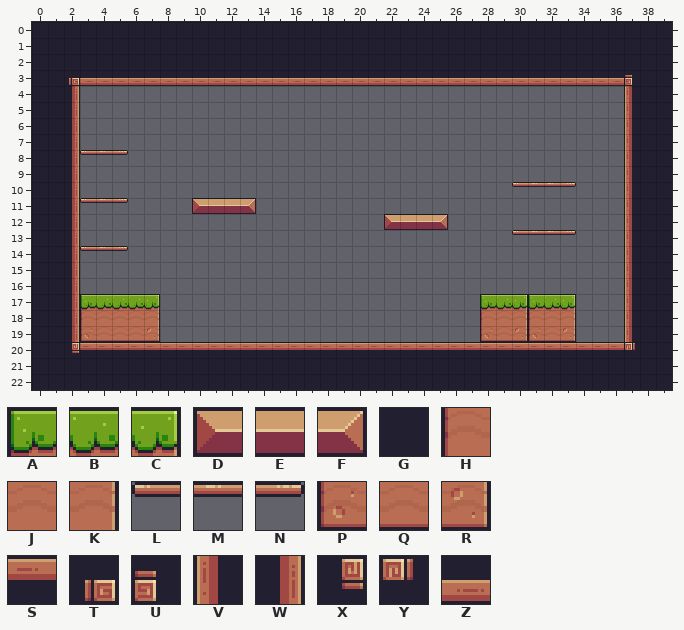
Tiled map: assets/tiles/level-01.tmx. The first picture shows the starting point.
Cells are 16x16 px. Shown: x 0..39, y 0..22.
Key: from "worlds": A 6, B 7, C 8, D 12, E 13, F 14, G 23, H 28, J 29, K 30, L 39, M 40, N 41, P 50, Q 51, R 52, S 89, T 91, U 92, V 110, W 112, X 113, Y 114, Z 133.
_ is an empty cell.
Layer "Background" before, first column x 0:
 0 GGGGGGGGGGGGGGGGGGGGGGGGGGGGGGGGGGGGGGGG
 1 GGGGGGGGGGGGGGGGGGGGGGGGGGGGGGGGGGGGGGGG
 2 GGGGGGGGGGGGGGGGGGGGGGGGGGGGGGGGGGGGGGGG
 3 GGTZZZZZZZZZZZZZZZZZZZZZZZZZZZZZZZZZZUGG
 4 GGW__________________________________VGG
 5 GGW__________________________________VGG
 6 GGW__________________________________VGG
 7 GGW__________________________________VGG
 8 GGWLMN_______________________________VGG
 9 GGW__________________________________VGG
10 GGW___________________________LMMN___VGG
11 GGWLMN____DEEF_______________________VGG
12 GGW___________________DEEF___________VGG
13 GGW___________________________LMMN___VGG
14 GGWLMN_______________________________VGG
15 GGW__________________________________VGG
16 GGW__________________________________VGG
17 GGWABBBC____________________ABCABC___VGG
18 GGWHJJJK____________________HJKHJK___VGG
19 GGWPQQQR____________________PQRPQR___VGG
20 GGXSSSSSSSSSSSSSSSSSSSSSSSSSSSSSSSSSSYGG
21 GGGGGGGGGGGGGGGGGGGGGGGGGGGGGGGGGGGGGGGG
22 GGGGGGGGGGGGGGGGGGGGGGGGGGGGGGGGGGGGGGGG
After:
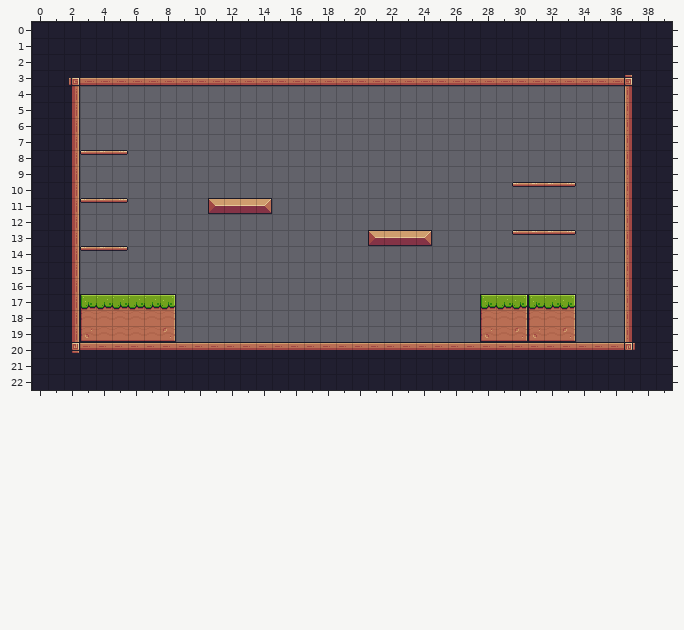
Change:
Layer "Background":
Tile B replaces tile C in row 17 at x 7.
Tile C is added in row 17 at x 8.
Tile D replaces tile E in row 11 at x 11.
Tile D is added in row 13 at x 21.
Tile E replaces tile F in row 11 at x 13.
Tile E is added in row 13 at x 22 to 23.
Tile F is added in row 11 at x 14; in row 13 at x 24.
Tile J replaces tile K in row 18 at x 7.
Tile K is added in row 18 at x 8.
Tile Q replaces tile R in row 19 at x 7.
Tile R is added in row 19 at x 8.
Tile D is gone in row 11 at x 10; in row 12 at x 22.
Tile E is gone in row 12 at x 23 to 24.
Tile F is gone in row 12 at x 25.
